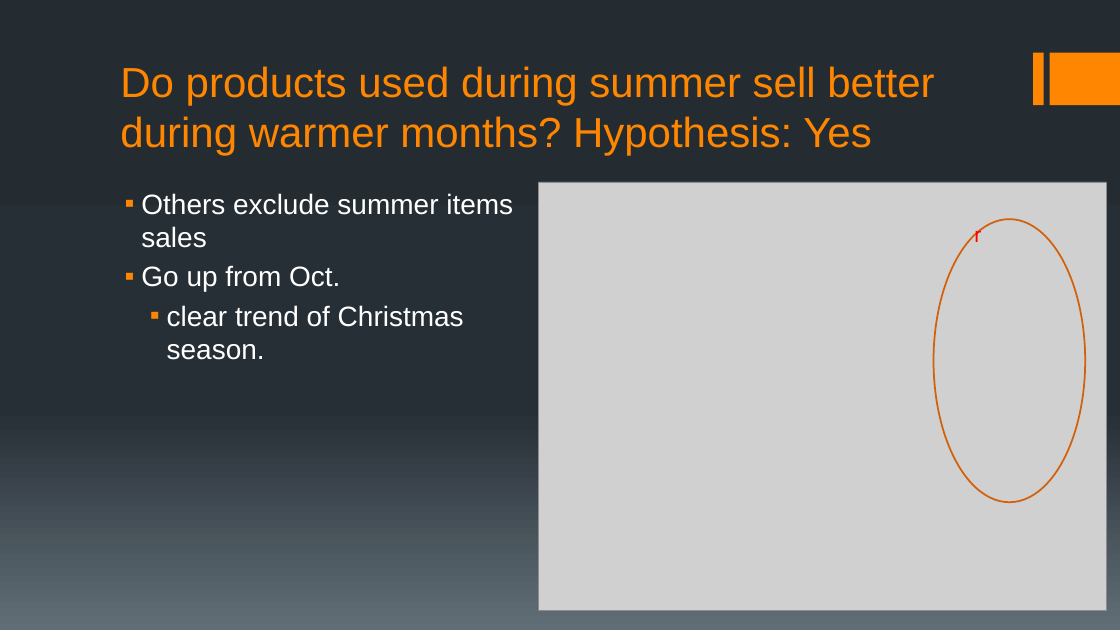
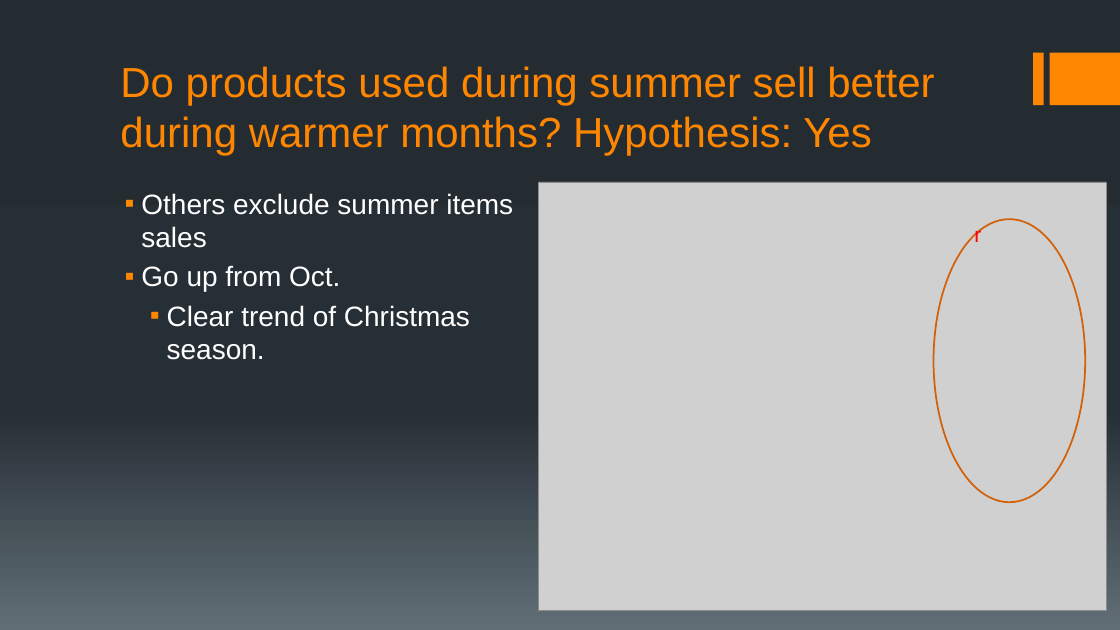
Before and after one commit to warnerm06/Amazon-Sales-Analysis, a slide deck: slide 13 of amazon-final.pptx. Drawn at 1120x630 pixels with LibreOffice and Linux fonts; fonts in the diff are those of the drawing; grey boxes stand for pictures. Boxes give left, top, right and bottom in pixels: in the first picture for what was removed or moved away, otherwise in the second. Text is boxed around its words. In the diff, an @@ line names an element or a change of style, - is before the commit and + after.

```diff
--- a/amazon-final.pptx
+++ b/amazon-final.pptx
@@ text at <box>167,305,470,360</box>: text changed @@
-  ▪ clear trend of Christmas season.
+  ▪ Clear trend of Christmas season.
```
Also in this commit, not shown: 5 other slides changed.
